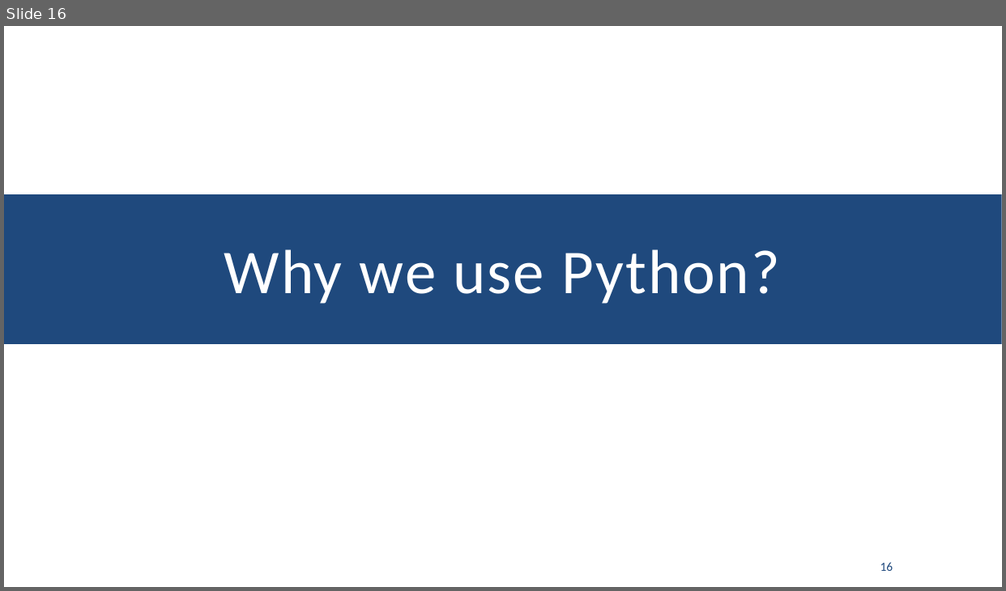
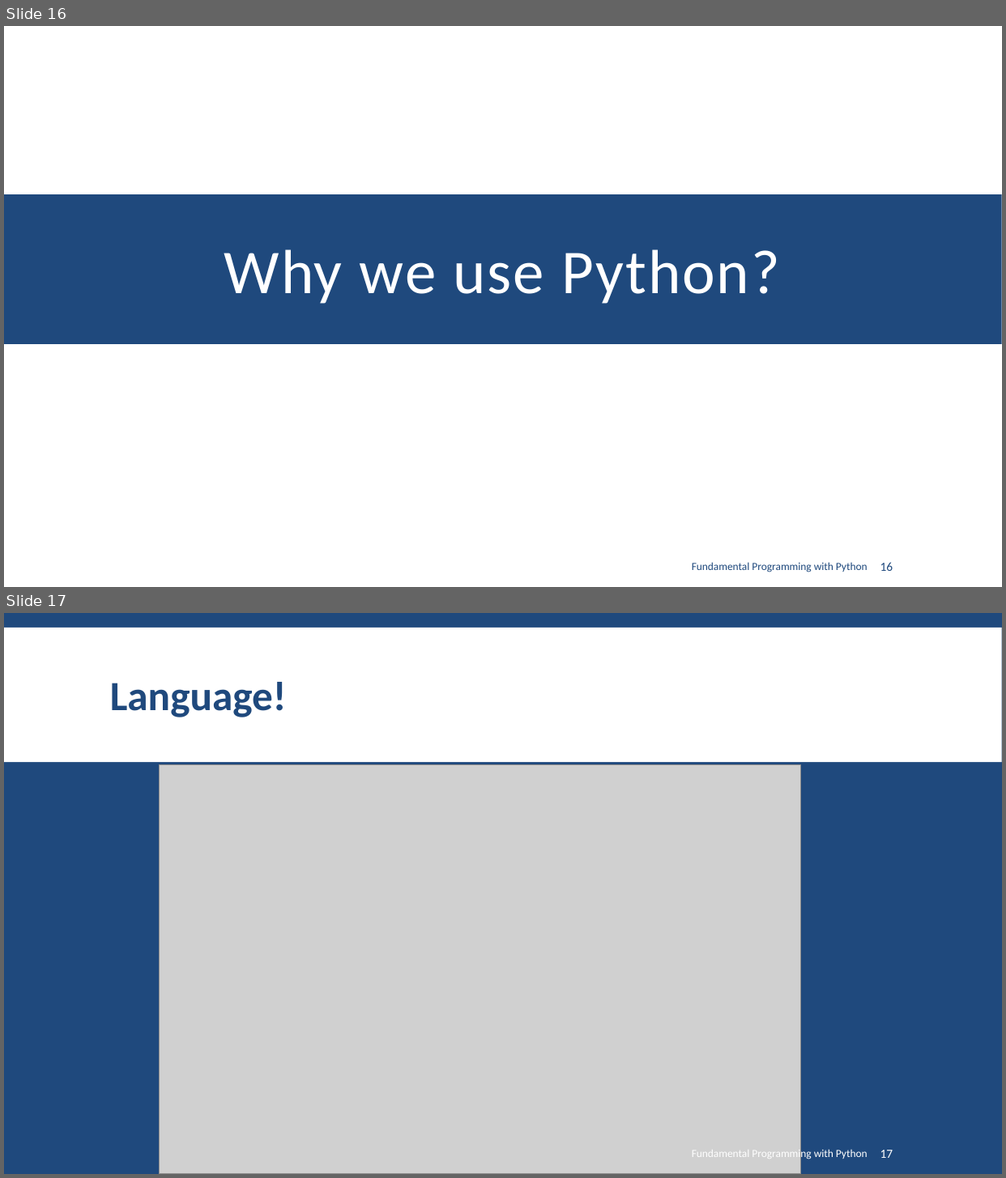
Before and after one commit to SharifPythonSpace/Course1401, a slide deck: Slide/00-Introduction to Programming Applications with Python.pptx. Shown one above the other, each under a label of ours: slide 16 before the commit, slides 16 and 17 after it. The pictures are 1006x591 and 1006x1178 pixels, drawn with LibreOffice and Linux fonts; fonts in the diff are those of the drawing; grey boxes stand for pictures; background and template pictures are left out. Boxes give left, top, right and bottom in pixels: in the first picture for what was removed or moved away, otherwise in the second. Text is boxed around its words. In the diff, an @@ line names an element or a change of style, - is before the commit and + after.

```diff
--- a/Slide/00-Introduction to Programming Applications with Python.pptx
+++ b/Slide/00-Introduction to Programming Applications with Python.pptx
@@ slide 17 added at <box>4,613,1002,1174</box>, background #1F497D @@
@@ rectangle added at <box>4,628,1002,762</box>, fill #FFFFFF @@
@@ title added at <box>110,682,287,717</box>, 40 pt, text #1F497D, bold @@
+Language!
@@ picture added at <box>159,765,801,1174</box> @@
@@ text added at <box>692,1148,867,1161</box>, 10.5 pt, text #FFFFFF @@
+Fundamental Programming with Python
@@ page number added at <box>880,1150,893,1158</box>, 12 pt, text #FFFFFF @@
+17
@@ slide 16 changed as well @@
@@ text added at <box>692,562,867,573</box>, 10.5 pt, text #1F497D @@
+Fundamental Programming with Python
```
Also in this commit, not shown: 21 other slides changed.
